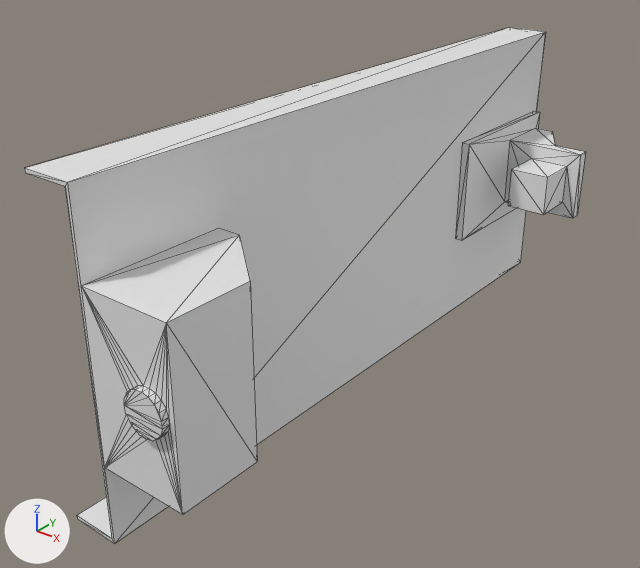
One commit to the COLLADA model rb1_torso_description/meshes/torsos/rb1v2_superior2.dae: the scene before it, then after it.
Before and after are seen from a 50 mm camera at (0.426, -0.925, 0.312) aimed at (-0.018, -0.37, -0.032). The axes (+X, +Y, +Z) are drawn at lower left. The lights are the same throughout. Mesh edges are drawn as thin lines.

Names of what the first picture shows: 'node'.
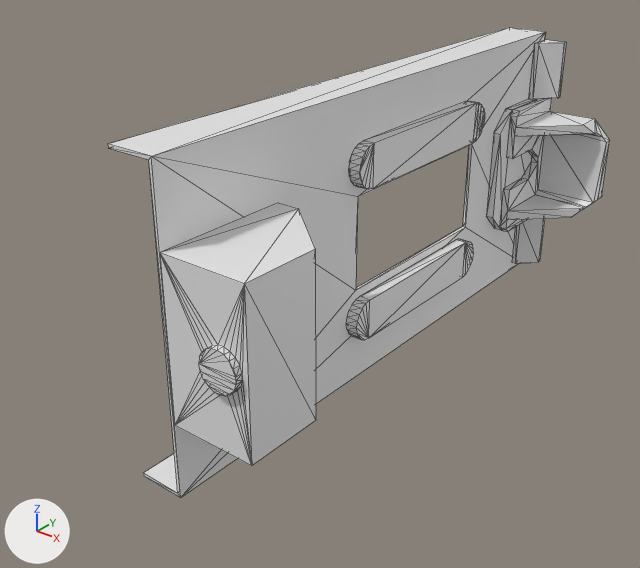
Boxes (x1, y1, x2, y2) around the edits, measured in the pictures (640 x 568 px; the box of a moved part takes in the faces that stretch with it):
'node', reshaped (11% narrower, 9% shorter)
    before: (24, 27, 586, 543)
    after: (108, 27, 610, 498)
part 1 of me_shape0, moved or reshaped
    before: (81, 228, 257, 515)
    after: (160, 203, 316, 466)
part 2 of me_shape0, rebuilt
    before: (455, 111, 586, 241)
    after: (486, 99, 610, 232)
part 3 of me_shape0, added
    after: (346, 239, 473, 340)
part 4 of me_shape0, added
    after: (349, 101, 485, 189)
part 5 of me_shape0, built on
    before: (24, 27, 545, 543)
    after: (108, 27, 566, 498)

Edits to the bpy script that builds the scene:
```text
Change me_shape0:
    used by ob_node; location = (0.0, 0.0, 0.0)
    remove me_shape0.from_pydata(...)  # 95 vertices, 174 faces; spans x -0.043..0.088, y -0.636..0.0, z -0.138..0.138
    add me_shape0.from_pydata(...)  # 243 vertices, 454 faces; spans x -0.043..0.088, y -0.571..0.0, z -0.138..0.138
    me_shape0 part 1: the loose piece of 51 vertices spanning x 0.0..0.078, y -0.636..-0.508, z -0.07..0.07 is moved by (0.0, 0.065, 0.0)
    me_shape0 part 2: the loose piece of 28 vertices spanning x 0.0..0.088, y -0.165..-0.01, z -0.052..0.052 is rebuilt with 60 vertices and now spans x 0.0..0.088, y -0.1..0.0, z -0.068..0.068
    me_shape0 part 3: a new loose piece of 44 vertices spanning x 0.0..0.012, y -0.354..-0.144, z -0.094..-0.054
    me_shape0 part 4: a new loose piece of 44 vertices spanning x 0.0..0.012, y -0.354..-0.144, z 0.054..0.094
    me_shape0 part 5
    8 vertices are removed from x -0.043..0.0, y -0.63, z -0.138..0.138
    22 faces are deleted
    18 vertices are added at x -0.003..0.025, y -0.34..0.0, z -0.129..0.069
    8 new vertices lie (0.0, -0.565, 0.0) away from vertices in x -0.043..0.0, y 0.0, z -0.138..0.138
    10 new vertices lie (0.0, 0.0, 0.06) away from vertices in x 0.0..0.025, y -0.025..0.0, z -0.129..0.069
    74 new faces join them
```
